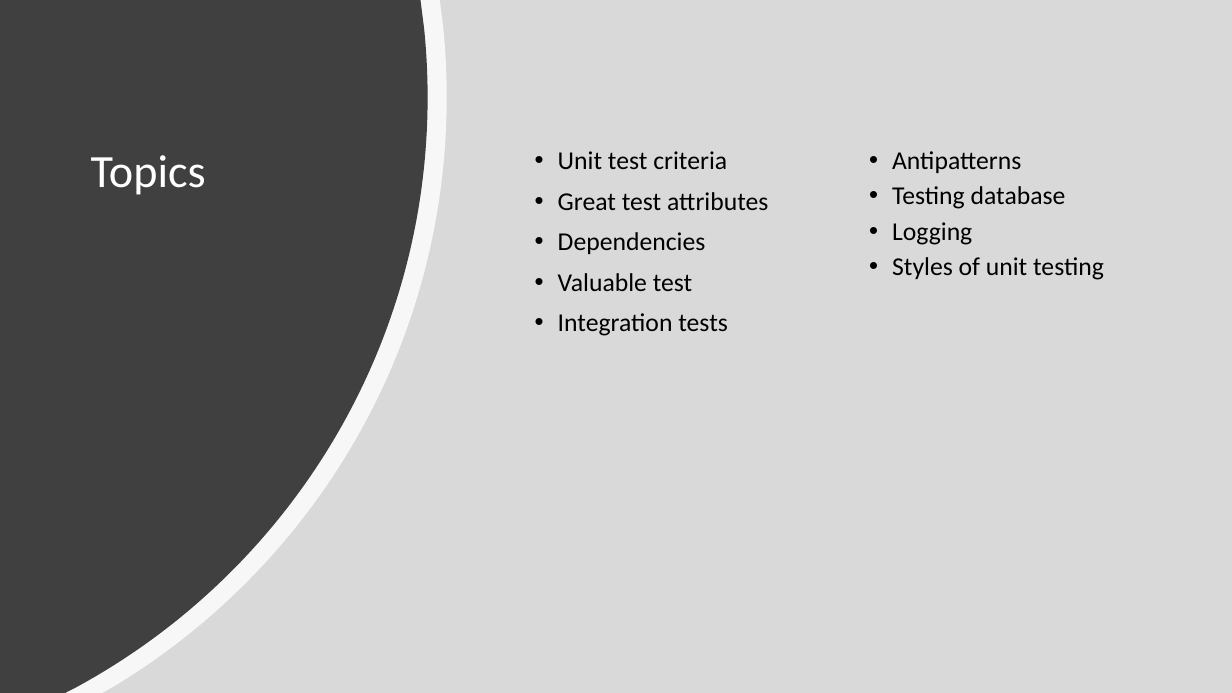
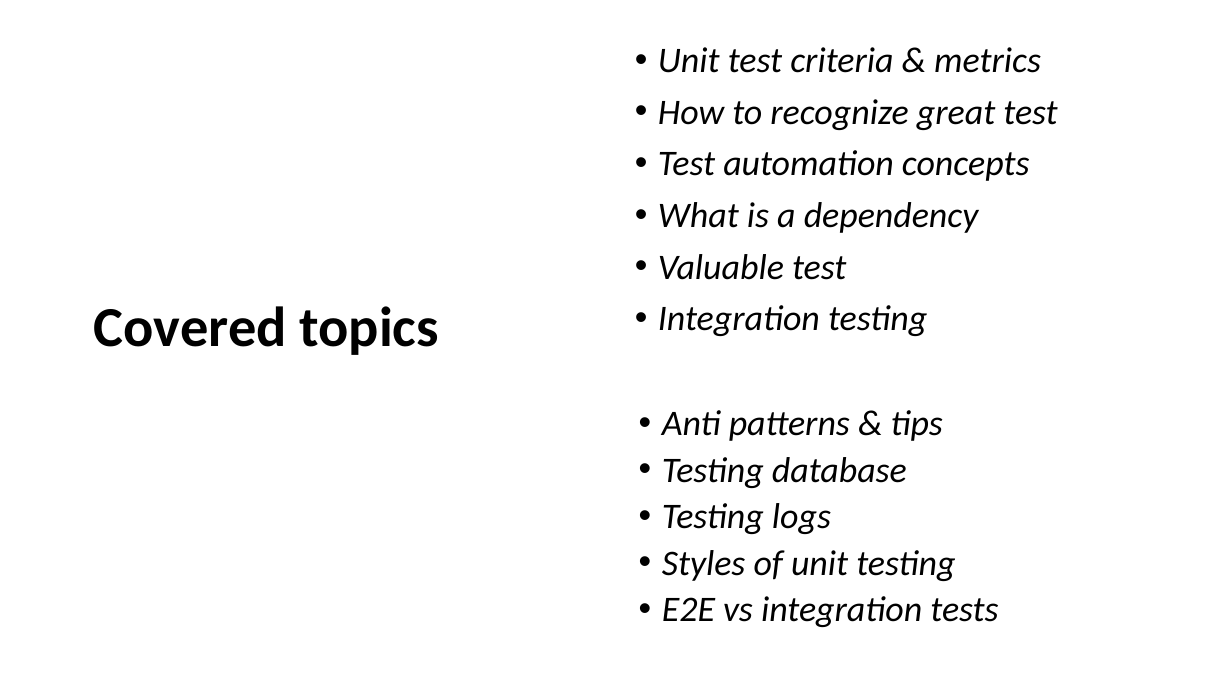
Before and after one commit to magicmanam/slides, a slide deck: slide 3 of automation-testing/unit-testing.pptx (slide 2 before the commit). Drawn at 1232x693 pixels with LibreOffice and Linux fonts; fonts in the diff are those of the drawing. Boxes give left, top, right and bottom in pixels: in the first picture for what was removed or moved away, otherwise in the second. Text is boxed around its words. In the diff, an @@ line names an element or a change of style, - is before the commit and + after.

Commit message:
Updates automated testing slides

```diff
--- a/automation-testing/unit-testing.pptx
+++ b/automation-testing/unit-testing.pptx
@@ rectangle removed at (x1=0, y1=0, x2=1232, y2=693) @@
@@ freeform shape removed at (x1=0, y1=0, x2=447, y2=693) @@
@@ freeform shape removed at (x1=0, y1=0, x2=428, y2=693) @@
@@ title "Covered topics" at (x1=94, y1=306, x2=439, y2=355): vertical alignment top to middle @@
@@ text "Unit test criteria & metrics" moved from (x1=558, y1=151, x2=768, y2=336) to (x1=658, y1=47, x2=1057, y2=336) @@
@@ text at (x1=658, y1=47, x2=1057, y2=233): text changed; size 20 to 28 pt; italic on @@
-• Unit test criteria
-• Great test attributes
-• Dependencies
+• Unit test criteria & metrics
+• How to recognize great test
+• Test automation concepts
+• What is a dependency
@@ text at (x1=658, y1=254, x2=846, y2=280): size 20 to 28 pt, italic on in "Valuable test" @@
@@ title at (x1=94, y1=306, x2=439, y2=355): text changed; size 36 to 44 pt; text colour #FFFFFF to #000000; bold on @@
-Topics
+Covered topics
@@ text at (x1=658, y1=305, x2=927, y2=336): text changed; size 20 to 28 pt; italic on @@
-• Integration tests
+• Integration testing
@@ text "Anti patterns & tips" moved from (x1=892, y1=151, x2=1104, y2=280) to (x1=662, y1=410, x2=998, y2=627) @@
@@ text at (x1=662, y1=410, x2=943, y2=441): text changed; size 20 to 28 pt; italic on @@
-• Antipatterns
+• Anti patterns & tips
@@ text at (x1=662, y1=457, x2=955, y2=581): size 20 to 28 pt, italic on in "Testing database", "Styles of unit testing" @@
@@ text at (x1=662, y1=503, x2=831, y2=534): text changed; size 20 to 28 pt; italic on @@
-• Logging
+• Testing logs
@@ text at (x1=662, y1=596, x2=998, y2=627): paragraph added @@
+• E2E vs integration tests
```
Also in this commit, not shown: 66 other slides changed, 23 slides added, 23 slides removed.
